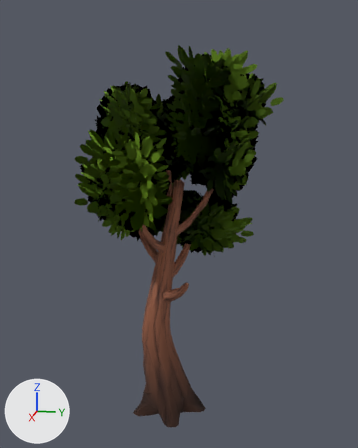
Renders of the glTF model app/assets/models/nature/broadleaf-lod.glb from each side of a commit.
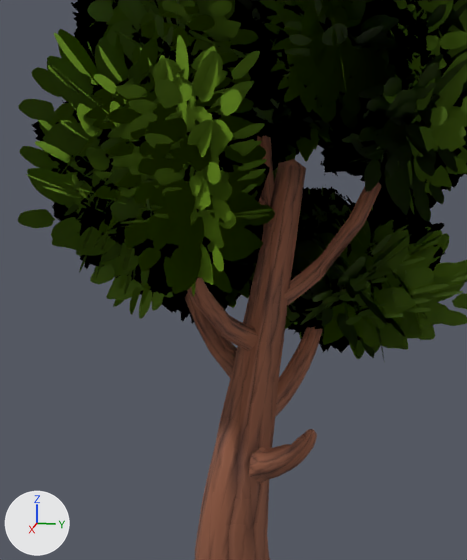
The first picture shows the older version from a 50 mm camera at (8.51, 1.91, 5.58) aimed at (-0.14, 0.18, 3.42). The close-ups show the older and then the newer version on the part from 19% to 69% of the width and 26% to 74% of the height of that picture. Only the edits that show in the close-ups are written down. Arrows for +X, +Y and +Z are at lower left; the lights stay in place. Vertices at exactly the same position are counted once.

The first close-up shows 'CommonTree_5'.
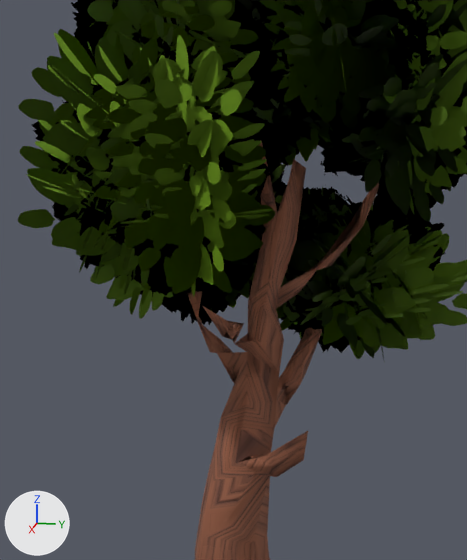
What differs and where, as boxes (x1, y1, x2, y2) in the close-ups (467 x 560 px):
part 1 of me_tree_027, deleted (brown)
    before: (184, 134, 383, 560)
part 2 of me_tree_027, surface changed
    both: (197, 206, 296, 431)

The change, as a list of edits to the scene's bpy script:
```text
Change me_tree_027:
    used by ob_commontree_5; location = (0.0, 0.0, 0.0)
    remove me_tree_027.from_pydata(...)  # 3448 vertices, 2924 faces; spans x -1.91..1.76, y -2.06..2.16, z -0.24..6.76
    add me_tree_027.from_pydata(...)  # 2839 vertices, 1754 faces; spans x -1.91..1.76, y -2.06..2.16, z -0.24..6.76
    me_tree_027 part 1: 609 vertices removed from x -0.9..0.91, y -0.8..0.92, z -0.24..5.45
    me_tree_027 part 2: 16 kept faces spanning x -0.28..0.52, y -0.54..0.44, z -0.24..4.24 get new texture (UV) coordinates
```
